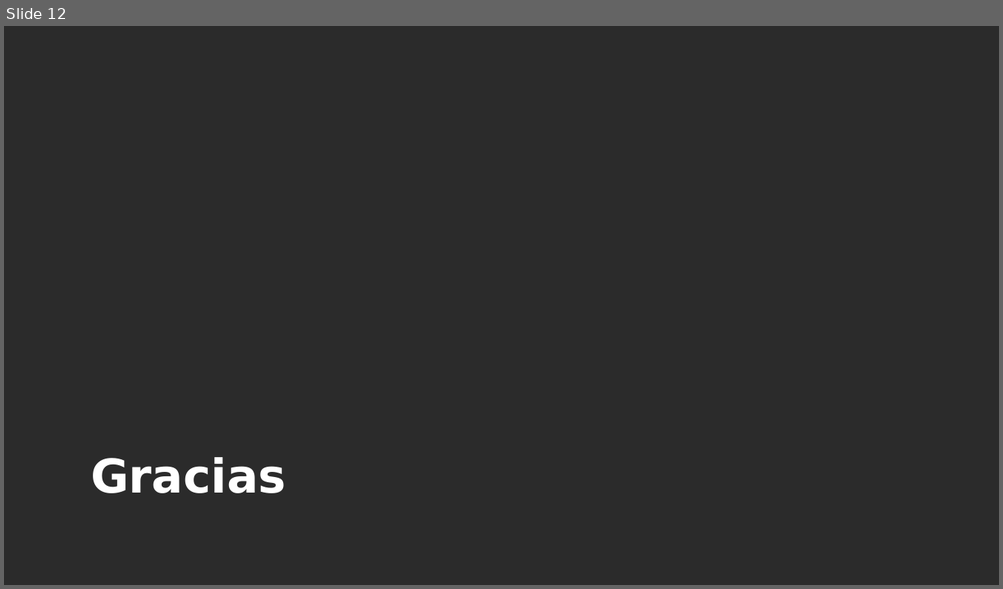
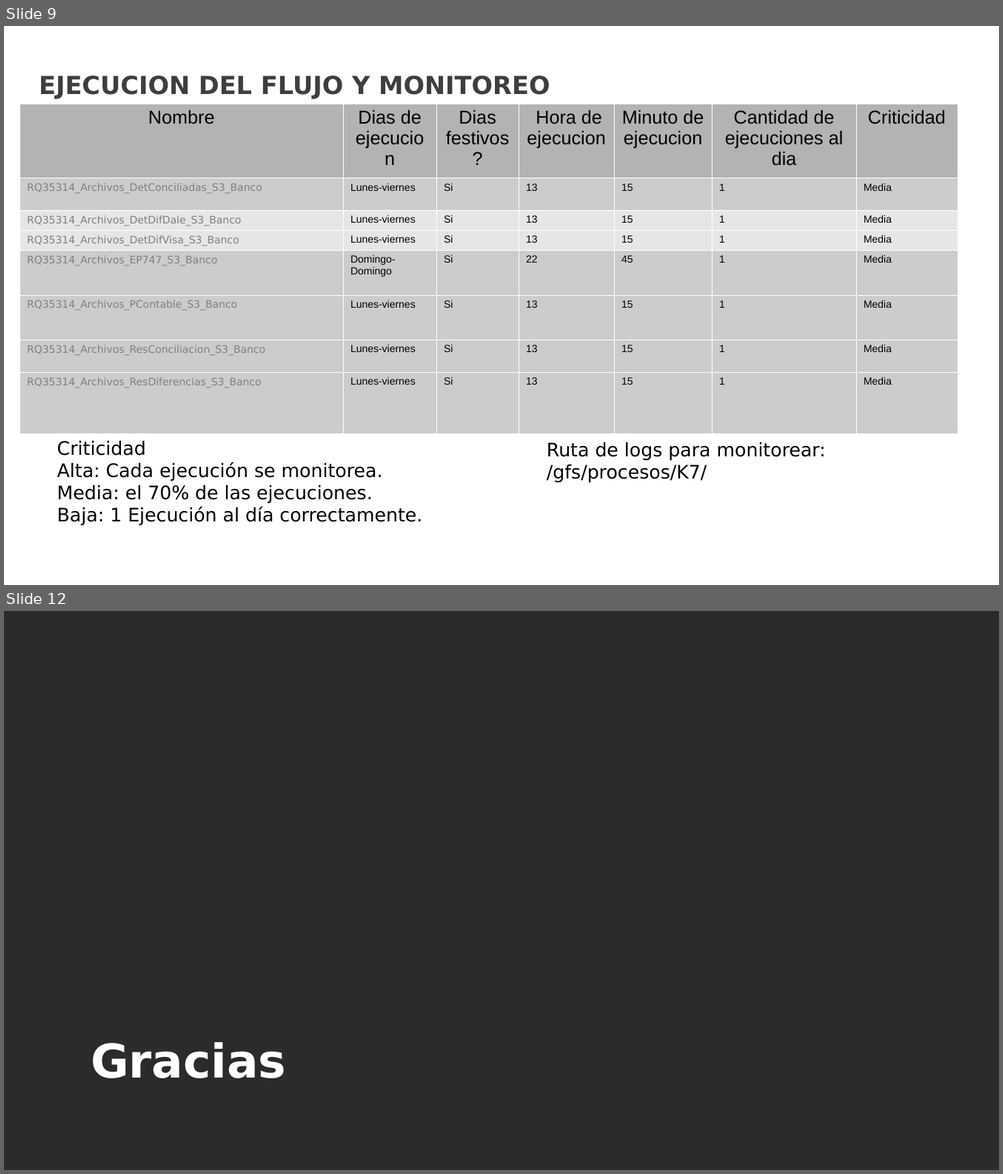
Before and after one commit to keos2017/Flujos-GAW-AWS, a slide deck: RQ35314/Entrega RQ35314_transferenciaArchivos.pptx. Shown one above the other, each under a label of ours: slide 12 before the commit, slides 9 and 12 after it; the slides between them are not shown. The pictures are 1003x589 and 1003x1174 pixels, drawn with LibreOffice and Linux fonts; fonts in the diff are those of the drawing; background and template pictures are left out; a plain dark background stands for a picture behind light text. Boxes give left, top, right and bottom in pixels: in the first picture for what was removed or moved away, otherwise in the second. Text is boxed around its words. In the diff, an @@ line names an element or a change of style, - is before the commit and + after.

Commit message:
Control de cambio sobre flujo dale cashback, se retira del RQ35314 y se ajusta presentacion powerpoint al igual que el documento

```diff
--- a/RQ35314/Entrega RQ35314_transferenciaArchivos.pptx
+++ b/RQ35314/Entrega RQ35314_transferenciaArchivos.pptx
@@ slide 9 added at (4,26,999,585), background picture (left out) @@
@@ text added at (39,76,549,99), 24 pt, text #3E3E3E, bold @@
+EJECUCION DEL FLUJO Y MONITOREO
@@ table added at (20,104,957,434), 8 rows, 7 columns @@
+Nombre | Dias de ejecucion | Dias festivos? | Hora de ejecucion | Minuto de ejecucion | Cantidad de ejecuciones al dia | Criticidad
+RQ35314_Archivos_DetConciliadas_S3_Banco | Lunes-viernes | Si | 13 | 15 | 1 | Media
+RQ35314_Archivos_DetDifDale_S3_Banco | Lunes-viernes | Si | 13 | 15 | 1 | Media
+RQ35314_Archivos_DetDifVisa_S3_Banco | Lunes-viernes | Si | 13 | 15 | 1 | Media
+RQ35314_Archivos_EP747_S3_Banco | Domingo-Domingo | Si | 22 | 45 | 1 | Media
+RQ35314_Archivos_PContable_S3_Banco | Lunes-viernes | Si | 13 | 15 | 1 | Media
+RQ35314_Archivos_ResConciliacion_S3_Banco | Lunes-viernes | Si | 13 | 15 | 1 | Media
+RQ35314_Archivos_ResDiferencias_S3_Banco | Lunes-viernes | Si | 13 | 15 | 1 | Media
@@ text added at (57,441,422,526), 18 pt, text #000000 @@
+Criticidad
+Alta: Cada ejecución se monitorea.
+Media: el 70% de las ejecuciones.
+Baja: 1 Ejecución al día correctamente.
@@ text added at (546,443,825,483), 18 pt, text #000000 @@
+Ruta de logs para monitorear:
+/gfs/procesos/K7/
```
Also in this commit, not shown: 7 slides changed, 1 slide removed, 6 other files.
